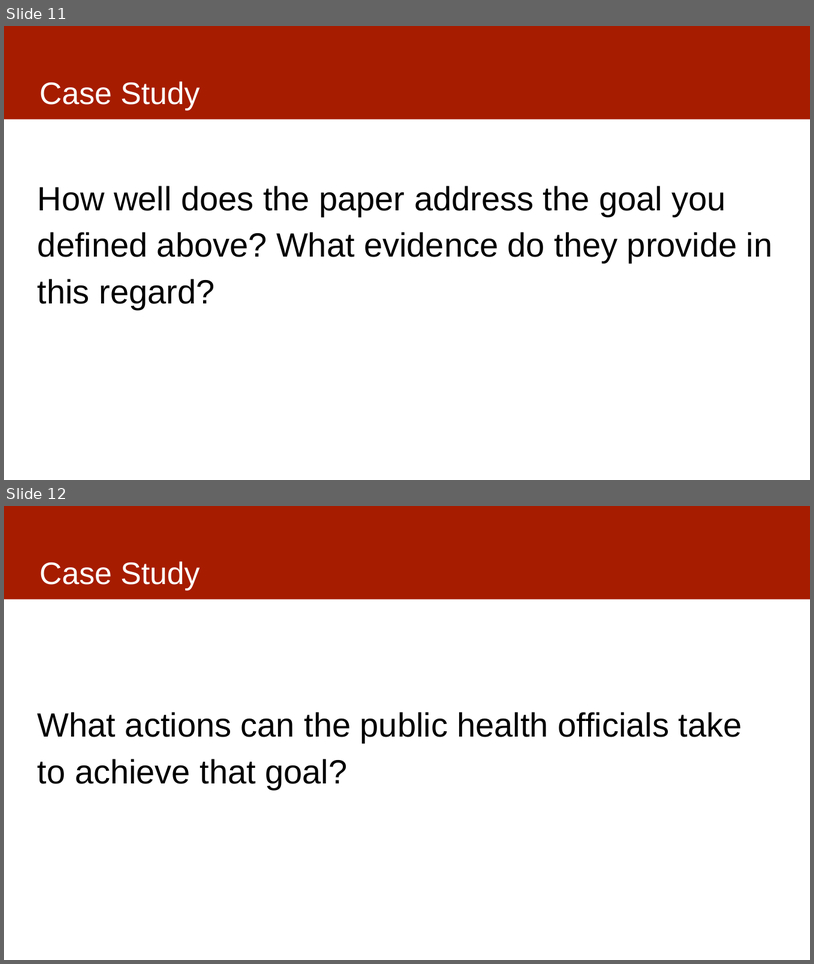
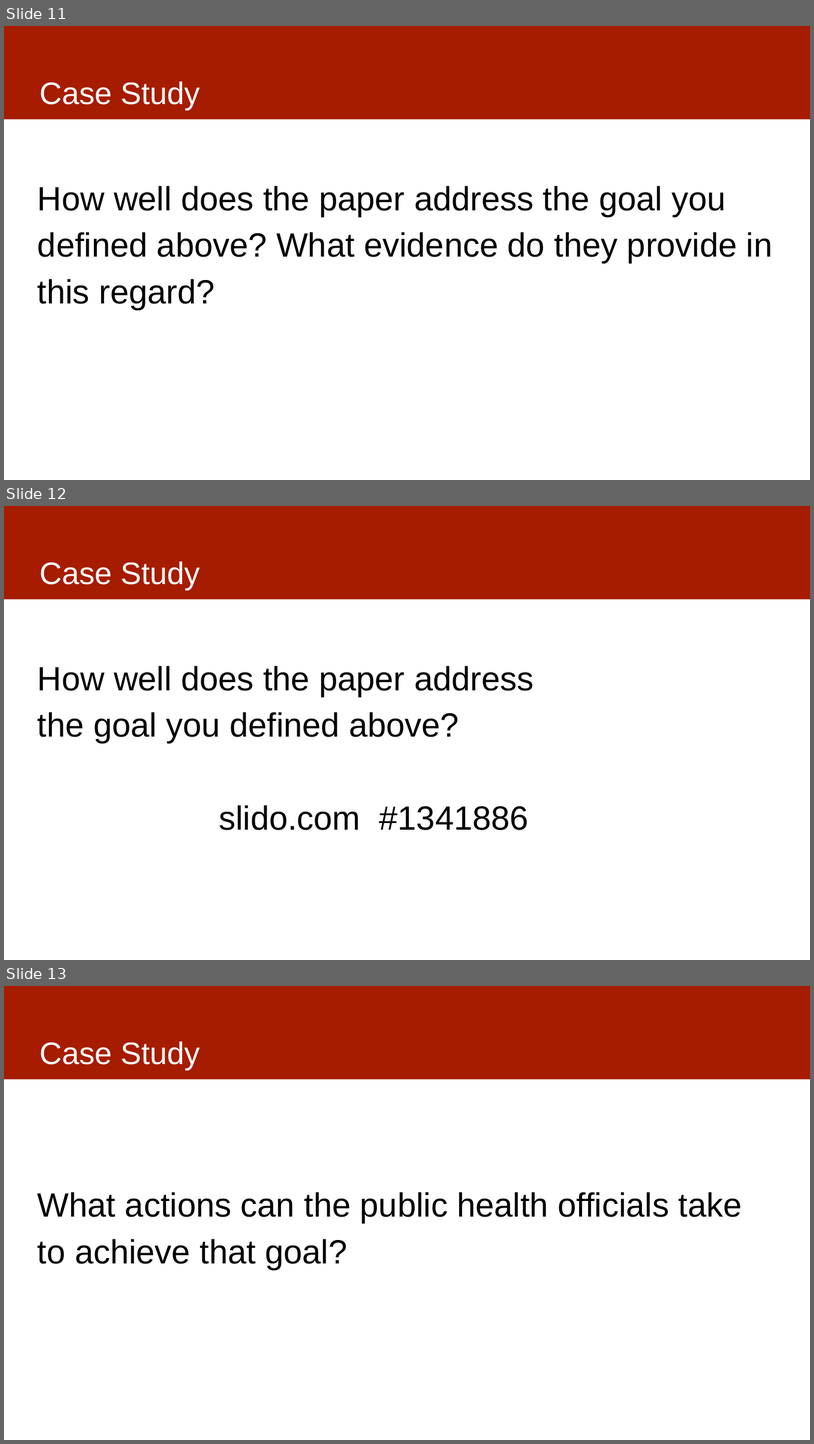
Before and after one commit to dssg/mlforpublicpolicylab, a slide deck: Lectures/03-casestudies.pptx. Shown one above the other, each under a label of ours: slides 11 and 12 before the commit, slides 11, 12 and 13 after it. The pictures are 814x964 and 814x1444 pixels, drawn with LibreOffice and Linux fonts; fonts in the diff are those of the drawing. Boxes give left, top, right and bottom in pixels: in the first picture for what was removed or moved away, otherwise in the second. Text is boxed around its words. In the diff, an @@ line names an element or a change of style, - is before the commit and + after.

Commit message:
slido question for case study slides

```diff
--- a/Lectures/03-casestudies.pptx
+++ b/Lectures/03-casestudies.pptx
@@ slide 12 added at box(4, 506, 810, 960), background #FFFFFF; not listed: 1 template element that a slide beside it also shows @@
@@ title added at box(39, 561, 200, 591), 37 pt, text #FFFFFF @@
+Case Study
@@ text added at box(38, 666, 534, 830), 40 pt, text #000000 @@
+How well does the paper address
+the goal you defined above?
+slido.com #1341886
@@ what was slide 12 is now slide 13 @@
```
